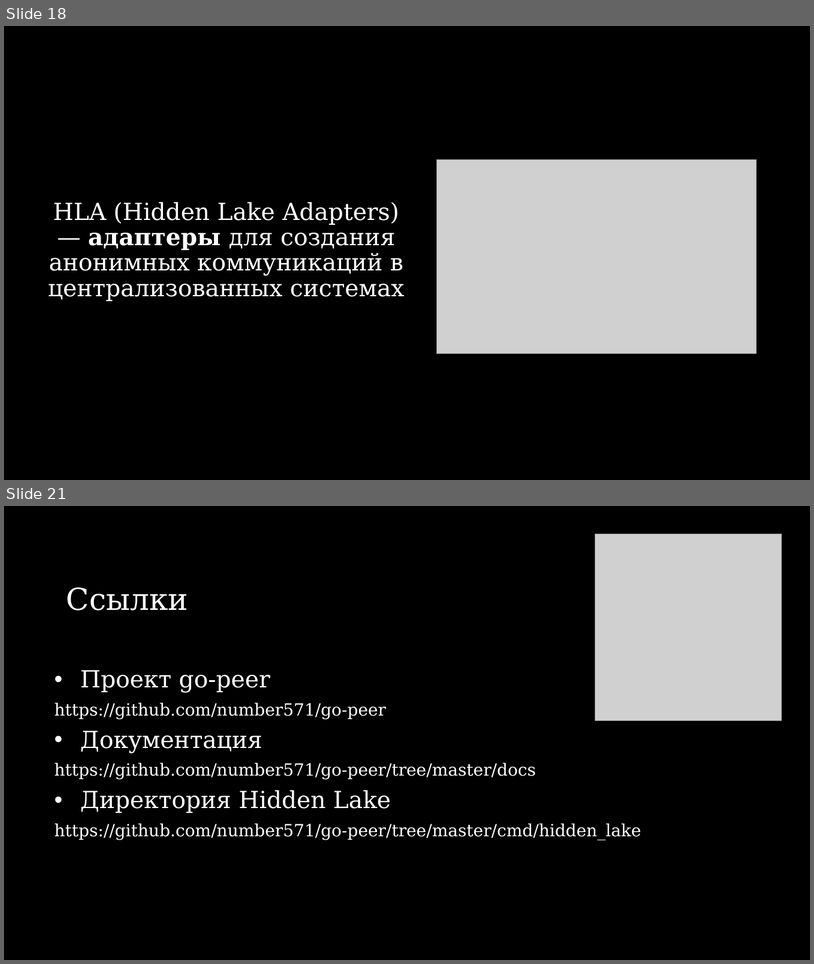
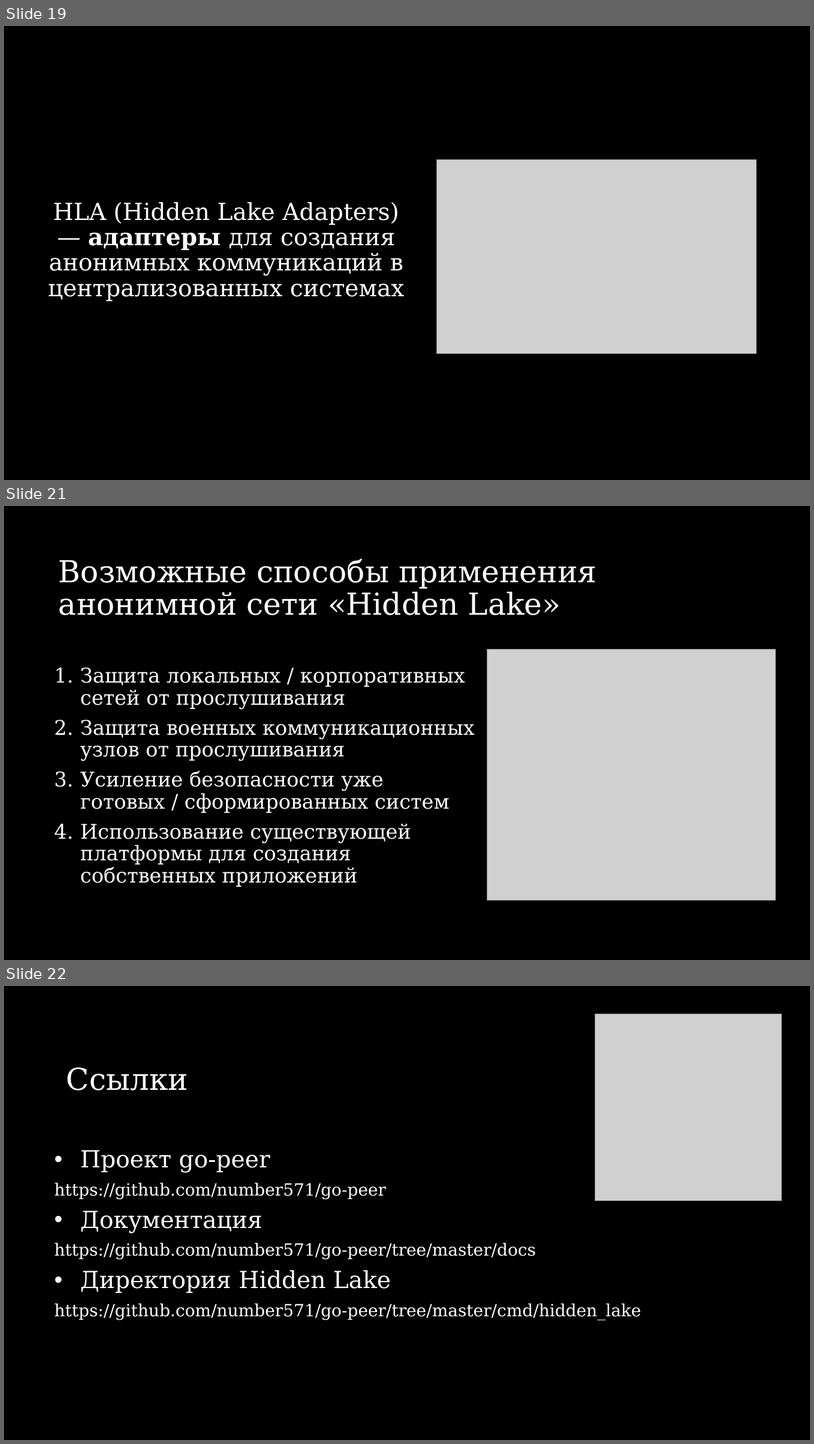
Before and after one commit to number571/go-peer, a slide deck: docs/hidden_lake_anonymous_network_view.pptx. Shown one above the other, each under a label of ours: slides 18 and 21 before the commit, slides 19, 21 and 22 after it; the slides between them are not shown. The pictures are 814x964 and 814x1444 pixels, drawn with LibreOffice and Linux fonts; fonts in the diff are those of the drawing; grey boxes stand for pictures. Boxes give left, top, right and bottom in pixels: in the first picture for what was removed or moved away, otherwise in the second. Text is boxed around its words. In the diff, an @@ line names an element or a change of style, - is before the commit and + after.

```diff
--- a/docs/hidden_lake_anonymous_network_view.pptx
+++ b/docs/hidden_lake_anonymous_network_view.pptx
@@ slide 21 added at (4, 506, 810, 960), background #000000 @@
@@ text added at (59, 559, 597, 615), 36 pt, text #FFFFFF @@
+Возможные способы применения анонимной сети «Hidden Lake»
@@ picture added at (488, 649, 776, 900) @@
@@ text added at (80, 667, 475, 886), 24 pt, text #FFFFFF @@
+1. Защита локальных / корпоративных сетей от прослушивания
+2. Защита военных коммуникационных узлов от прослушивания
+3. Усиление безопасности уже готовых / сформированных систем
+4. Использование существующей платформы для создания собственных приложений
@@ what was slide 18 is now slide 19 @@
@@ what was slide 21 is now slide 22 @@
```
Also in this commit, not shown: 9 slides changed, 5 other slides added, 5 slides removed, 3 other files.
